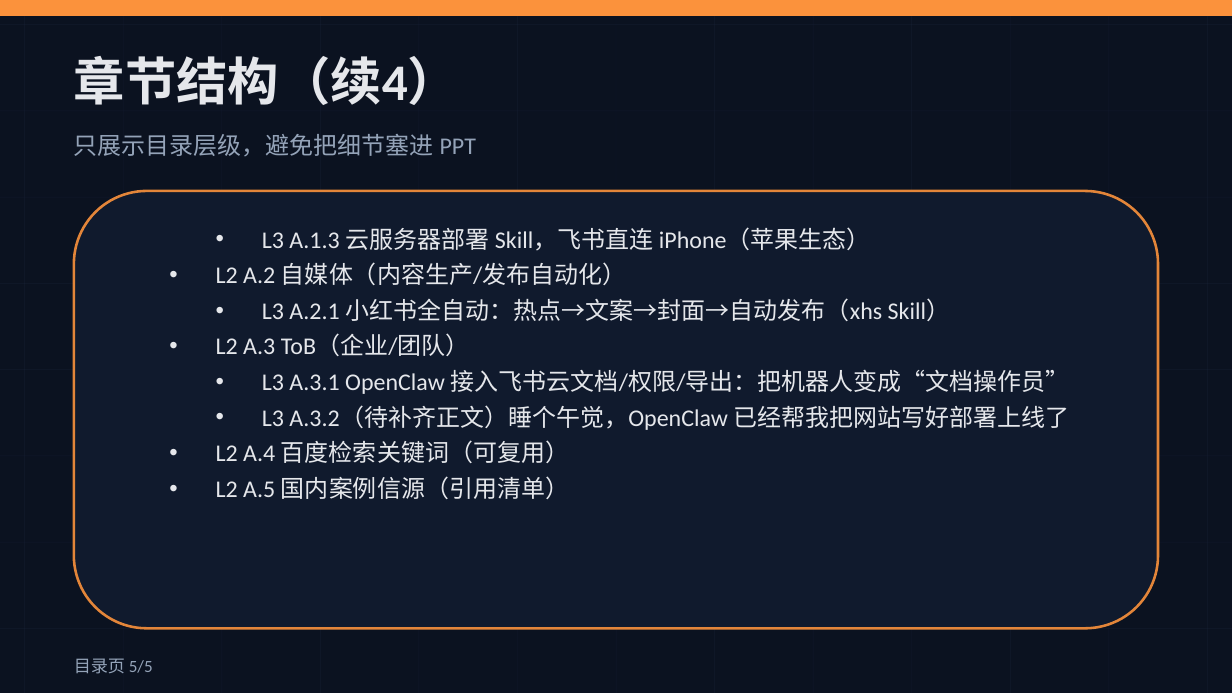
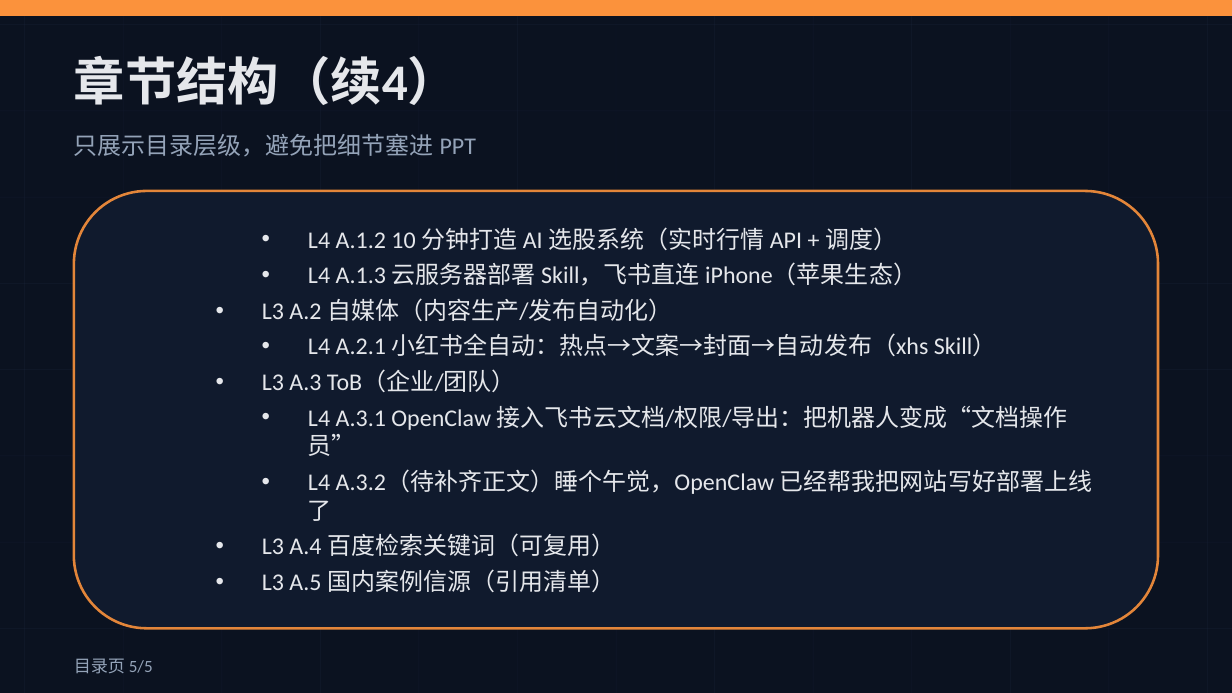
Before and after one commit to lingling1989r/Openclaw4OPC, a slide deck: slide 8 of assets/ppt/龙虾框架分享-科技风-提纲版.pptx. Drawn at 1232x693 pixels with LibreOffice and Linux fonts; fonts in the diff are those of the drawing. Boxes give left, top, right and bottom in pixels: in the first picture for what was removed or moved away, otherwise in the second. Text is boxed around its words. In the diff, an @@ line names an element or a change of style, - is before the commit and + after.

```diff
--- a/assets/ppt/龙虾框架分享-科技风-提纲版.pptx
+++ b/assets/ppt/龙虾框架分享-科技风-提纲版.pptx
@@ text at box(262, 227, 1092, 592): text changed @@
-    • L3 A.1.3 云服务器部署 Skill，飞书直连 iPhone（苹果生态）
-  • L2 A.2 自媒体（内容生产/发布自动化）
-    • L3 A.2.1 小红书全自动：热点→文案→封面→自动发布（xhs Skill）
-  • L2 A.3 ToB（企业/团队）
-    • L3 A.3.1 OpenClaw 接入飞书云文档/权限/导出：把机器人变成“文档操作员”
-    • L3 A.3.2（待补齐正文）睡个午觉，OpenClaw 已经帮我把网站写好部署上线了
-  • L2 A.4 百度检索关键词（可复用）
-  • L2 A.5 国内案例信源（引用清单）
+      • L4 A.1.2 10 分钟打造 AI 选股系统（实时行情 API + 调度）
+      • L4 A.1.3 云服务器部署 Skill，飞书直连 iPhone（苹果生态）
+    • L3 A.2 自媒体（内容生产/发布自动化）
+      • L4 A.2.1 小红书全自动：热点→文案→封面→自动发布（xhs Skill）
+    • L3 A.3 ToB（企业/团队）
+      • L4 A.3.1 OpenClaw 接入飞书云文档/权限/导出：把机器人变成“文档操作员”
+      • L4 A.3.2（待补齐正文）睡个午觉，OpenClaw 已经帮我把网站写好部署上线了
+    • L3 A.4 百度检索关键词（可复用）
+    • L3 A.5 国内案例信源（引用清单）
```
Also in this commit, not shown: 4 other slides changed, 1 other file.
